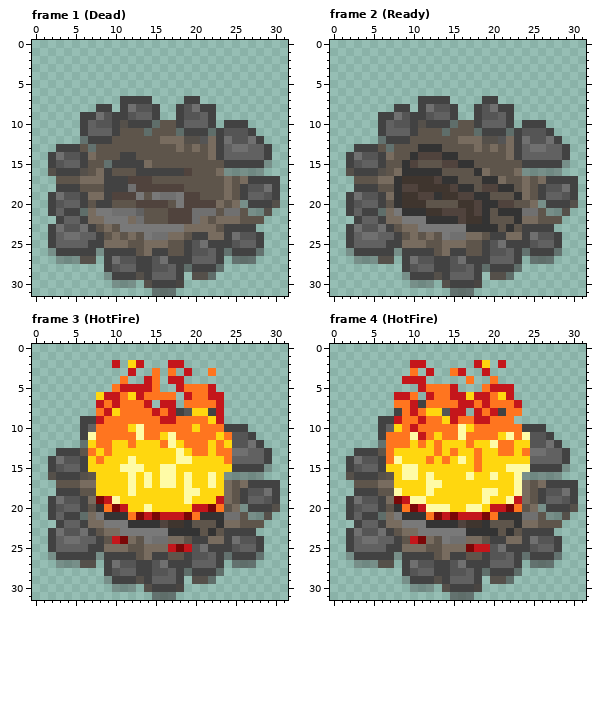
A pixel-art file gets an edit: Assets/Graphics/WorldObjects/Campfire.aseprite. Above, as it was before the edit.
32x32 pixels, 6 frames. Colours within 5 levels of each other are drawn and written as one. Shown: frame 1 (Dead), frame 2 (Ready), frame 3 (HotFire), frame 4 (HotFire). The commit also changed other frames, which this record leaves out.
After the commit:
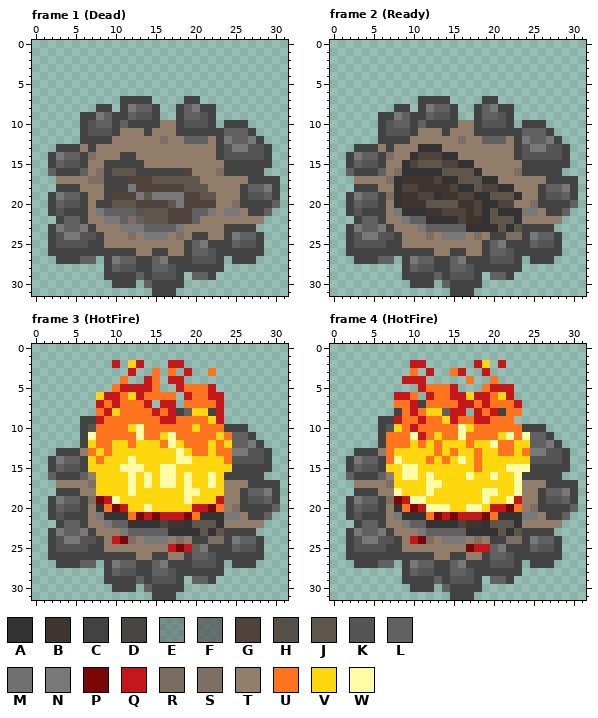
Palette (. is transparent): A #333333  B #3f352e  C #424242  D #494542  E #46464664  F #464646a1  G #50433d  H #55504a  J #5e554b  K #555555  L #616161  M #707070  N #797979  P #7a0707  Q #c4161b  R #786c5f  S #7e6f65  T #927e6b  U #ff751f  V #ffd70f  W #fffba6
The exact change:
Changed rows in their new state; - is an unchanged pixel.
Frame 1 (Dead), layers "Fire", "Layer 3":
first column x 2:
 8 ----------NLL----LN----------
 9 ------NL--LKK----LLK---------
10 -----KLL-L---CTT-KKK---------
11 -----KKK-TTTCTTTC---C-LLL----
12 ----C---TTTTTTSTTLLLT-NLLN---
13 ----TCTTTTTTTTTTTTTTT-KNNKK--
14 -NLL-STTT--TTTTTTTTTT-KKKKK--
15 -LKK-TTC----TTTTTTTTTT-----C-
16 L---LTS-----------TTTSCCCCC--
17 -TTTTSS------------TTTTTT----
18 ----TTT---N---------TTTT-LLN-
19 -NLL-TT-------NN-----TTT-KKL-
20 -LKK-T---------------TTSC---L
21 -K--CT-LLLLK------LLNTNNTCCL-
22 -----TT--LSL------LTTTTTTTT--
23 -NLLN-TTT---LLLL-TTTTT-------
24 -KNNKK-TTTST-NNTST--TT-NLL---
25 -KKKK--TTTTTTTTTT-LN---LKK---
26 C-----C----TT--TT-LLK-C---C--
27 -CCCLL--NLL--LN---KKK--CCC---
28 --------LKK--LLK-C---C-------
29 -------C---L-KKK--LLC--------
30 --------CCC-L---C------------
31 -------------CCC-------------
Frame 2 (Ready), layer "Layer 3":
first column x 2:
 8 ----------NLL----LN----------
 9 ------NL--LKK----LLK---------
10 -----KLL-L---CTT-KKK---------
11 -----KKK-TTTCTTTC---C-LLL----
12 ----C---TTTTTTSTTLLLT-NLLN---
13 ----TCTTT---TTTTTTTTT-KNNKK--
14 -NLL-STT------TTTTTTT-KKKKK--
15 -LKK-TT---------TTTTTT-----C-
16 L---LTS----------TTTTSCCCCC--
17 -TTTTS-------------TTTTTT----
18 ----TT---------------TTT-LLN-
19 -NLL-S----------------TT-KKL-
20 -LKK-T---------------TTSC---L
21 -K--CT----------------NNTCCL-
22 -----TT-LL------------TTTTT--
23 -NLLN-TTT-LLLLL--------------
24 -KNNKK-TTTST-NNTST--SS-NLL---
25 -KKKK--TTTTTTTTTT-LN---LKK---
26 C-----C----TT--TT-LLK-C---C--
27 -CCCLL--NLL--LN---KKK--CCC---
28 --------LKK--LLK-C---C-------
29 -------C---L-KKK--LLC--------
30 --------CCC-L---C------------
31 -------------CCC-------------
Frame 3 (HotFire), layer "Layer 3":
first column x 2:
 8 -----------------L-----------
10 -----K-----------------------
11 -----------------------LL----
12 ----C------------------LLN---
13 ----T------------------NNKK--
14 -NLL-------------------KKKK--
15 -LKK-----------------------C-
16 L---LT----------------CCCCC--
17 -TTTTS----------------TTT----
18 ----TT----------------TT-LLN-
19 -NLL-S----------------TT-KKL-
20 -LKK-T----------------TSC---L
21 -K--CT----------------NNTCCL-
22 -----TT-LL------------TTTTT--
23 -NLLN-TTT-LLLLL--------------
24 -KNNKK-T--ST-NNTST--SS-NLL---
25 -KKKK--TTTTTTTT---LN---LKK---
26 C-----C----TT--TT-LLK-C---C--
27 -CCCLL--NLL--LN---KKK--CCC---
28 --------LKK--LLK-C---C-------
29 -------C---L-KKK--LLC--------
30 --------CCC-L---C------------
31 -------------CCC-------------
Frame 4 (HotFire), layer "Layer 3":
first column x 2:
 8 ------------L----------------
10 -----K-----------------------
11 -----------------------LL----
12 ----C------------------LLN---
13 ----T------------------NNKK--
14 -NLL-------------------KKKK--
15 -LKK-----------------------C-
16 L---LT----------------CCCCC--
17 -TTTTS----------------TTT----
18 ----TT----------------TT-LLN-
19 -NLL-S----------------TT-KKL-
20 -LKK-T----------------TSC---L
21 -K--CT----------------NNTCCL-
22 -----TT-LL------------TTTTT--
23 -NLLN-TTT-LLLLL--------------
24 -KNNKK-T--ST-NNTST--SS-NLL---
25 -KKKK--TTTTTTTT---LN---LKK---
26 C-----C----TT--TT-LLK-C---C--
27 -CCCLL--NLL--LN---KKK--CCC---
28 --------LKK--LLK-C---C-------
29 -------C---L-KKK--LLC--------
30 --------CCC-L---C------------
31 -------------CCC-------------
Where, in picture pixels (left, top, right, bottom), the same in both pictures:
changed: (48, 104, 280, 296)
changed: (346, 104, 578, 296)
changed: (184, 408, 192, 416)
changed: (48, 424, 280, 600)
changed: (442, 408, 450, 416)
changed: (346, 424, 578, 600)
